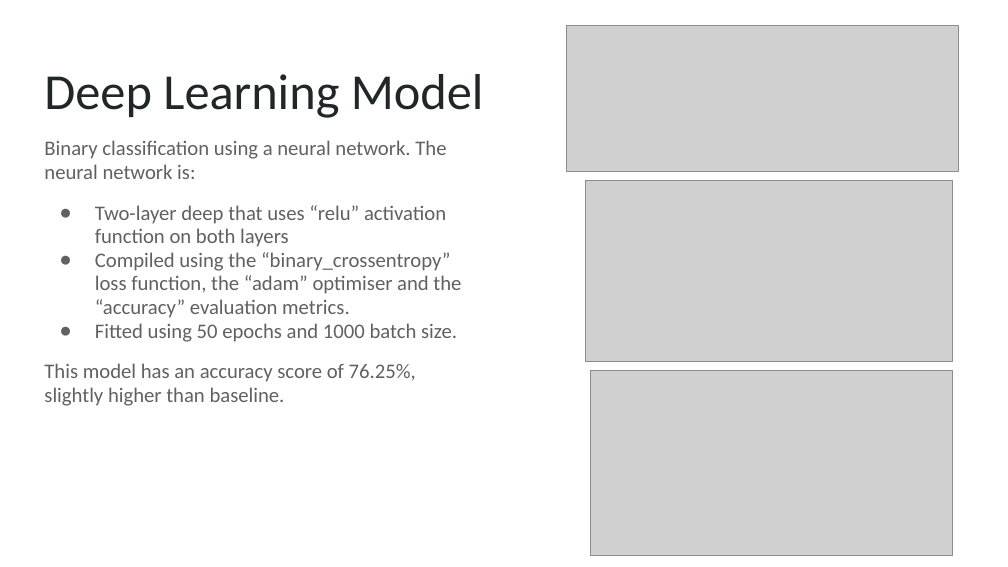
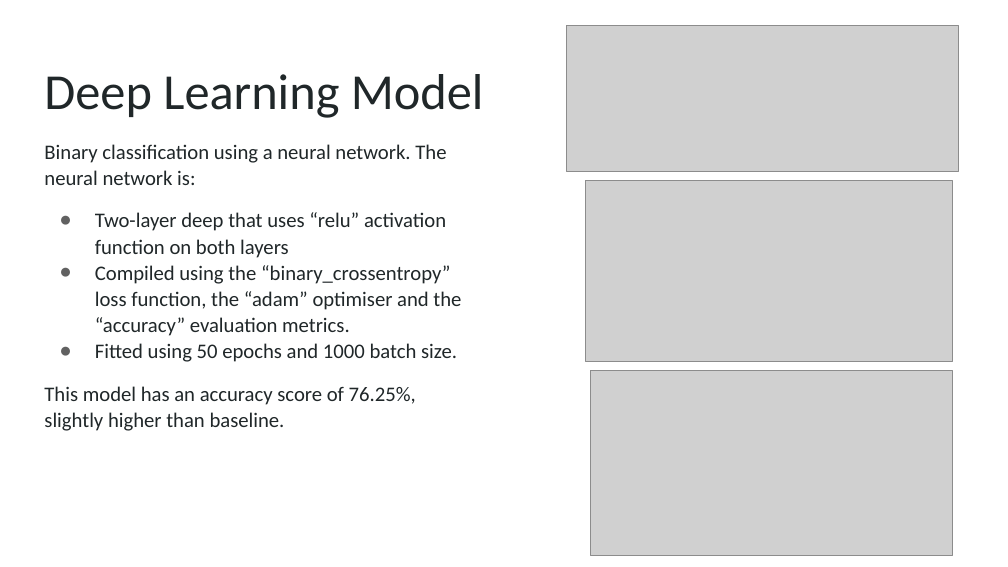
Before and after one commit to lfraccaro1/fintech_project_2, a slide deck: slide 10 of Fintech Project 2 Slides.pptx. Drawn at 1008x567 pixels with LibreOffice and Linux fonts; fonts in the diff are those of the drawing; grey boxes stand for pictures. Boxes give left, top, right and bottom in pixels: in the first picture for what was removed or moved away, otherwise in the second. Text is boxed around its words. In the diff, an @@ line names an element or a change of style, - is before the commit and + after.

```diff
--- a/Fintech Project 2 Slides.pptx
+++ b/Fintech Project 2 Slides.pptx
@@ text "Binary classification using a neural ..." at [44, 144, 461, 431]: text colour #616161 to #202729; line spacing 0.95 to 1.05 @@
```
Also in this commit, not shown: 3 other slides changed, 2 other files.
